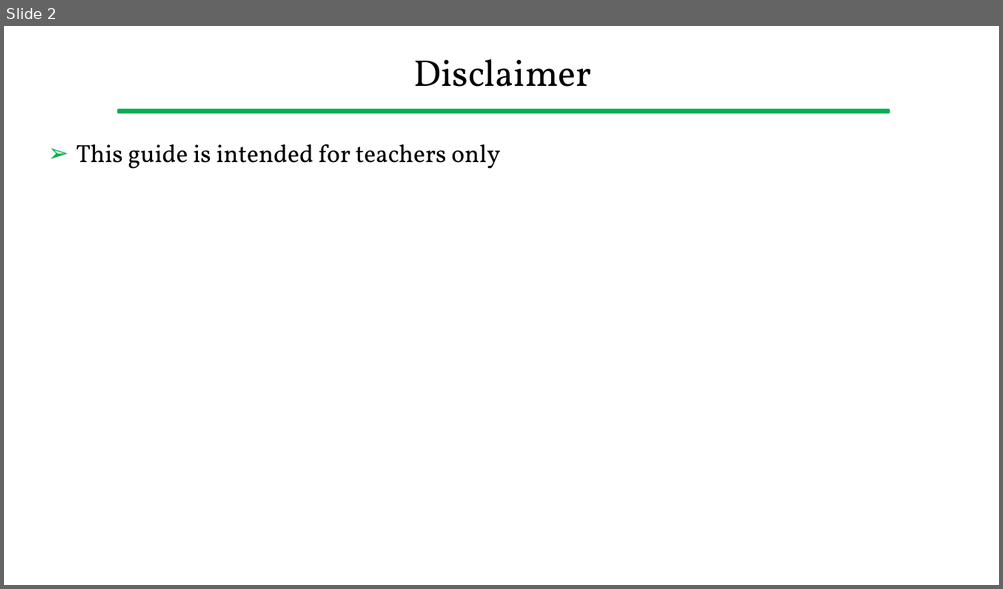
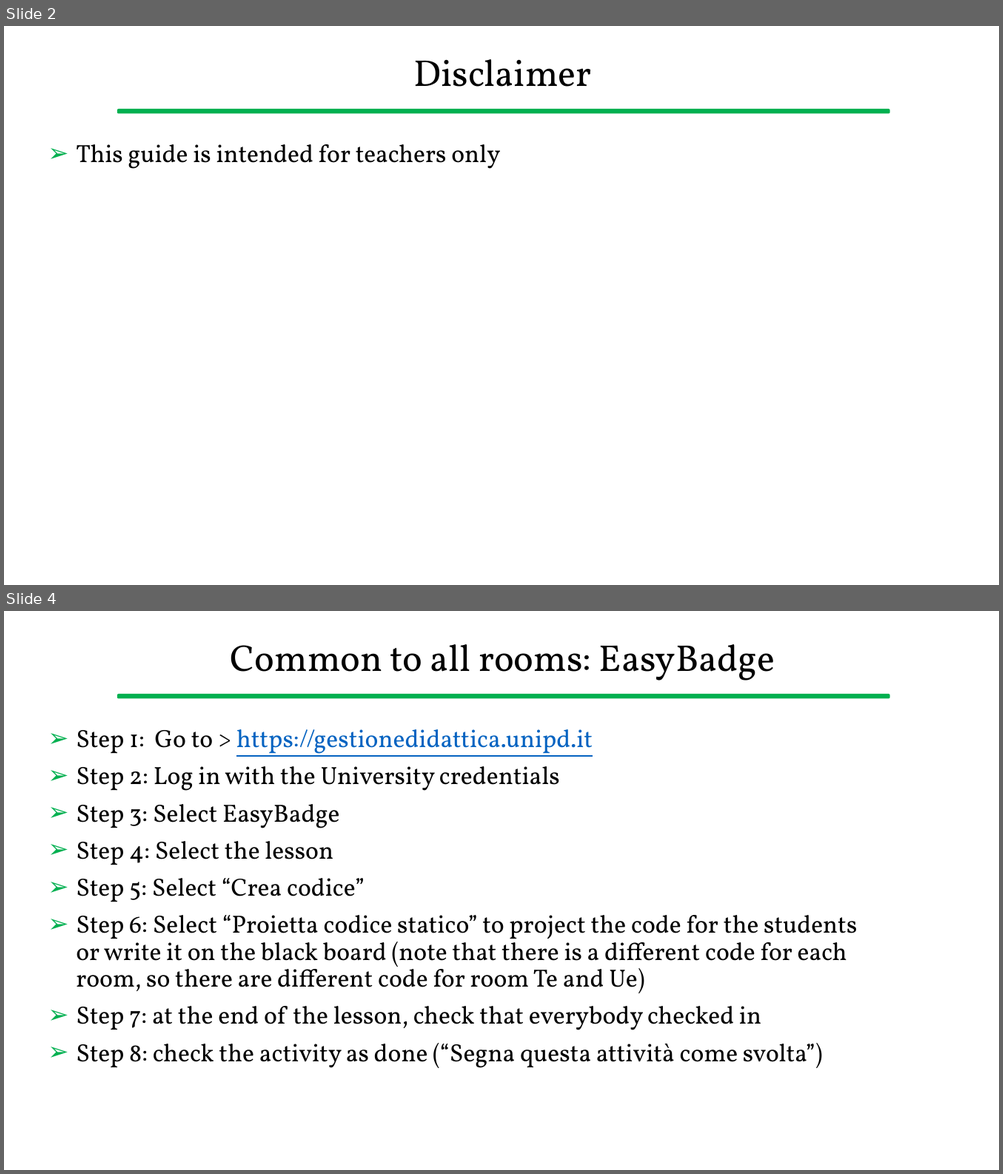
Before and after one commit to gcappon/bwthw, a slide deck: guides/setup_dual_mode_lessons.pptx. Shown one above the other, each under a label of ours: slide 2 before the commit, slides 2 and 4 after it; the slides between them are not shown. The pictures are 1003x589 and 1003x1174 pixels, drawn with LibreOffice and Linux fonts; fonts in the diff are those of the drawing. Boxes give left, top, right and bottom in pixels: in the first picture for what was removed or moved away, otherwise in the second. Text is boxed around its words. In the diff, an @@ line names an element or a change of style, - is before the commit and + after.

Commit message:
[master] updated the guide for setting up the rooms

```diff
--- a/guides/setup_dual_mode_lessons.pptx
+++ b/guides/setup_dual_mode_lessons.pptx
@@ slide 4 added at (x1=4, y1=611, x2=999, y2=1170), background #FFFFFF; not listed: 1 template element that a slide beside it also shows @@
@@ title added at (x1=230, y1=644, x2=775, y2=681), 36 pt, text #000000 @@
+Common to all rooms: EasyBadge
@@ text added at (x1=76, y1=729, x2=856, y2=1068), 24 pt, text #000000 @@
+➢ Step 1: Go to > https://gestionedidattica.unipd.it
+➢ Step 2: Log in with the University credentials
+➢ Step 3: Select EasyBadge
+➢ Step 4: Select the lesson
+➢ Step 5: Select “Crea codice”
+➢ Step 6: Select “Proietta codice statico” to project the code for the students or write it on the black board (note that there is a different code for each room, so there are different code for room Te and Ue)
+➢ Step 7: at the end of the lesson, check that everybody checked in
+➢ Step 8: check the activity as done (“Segna questa attività come svolta”)
```
Also in this commit, not shown: 1 other slide added, 1 other file.
